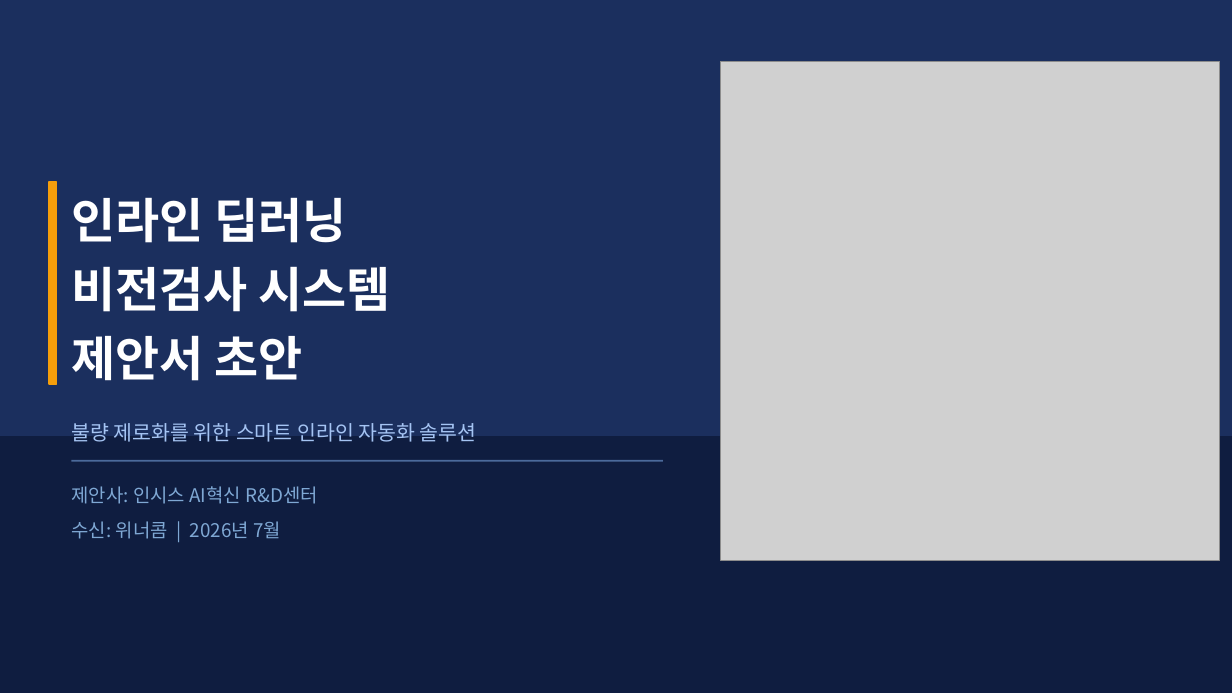
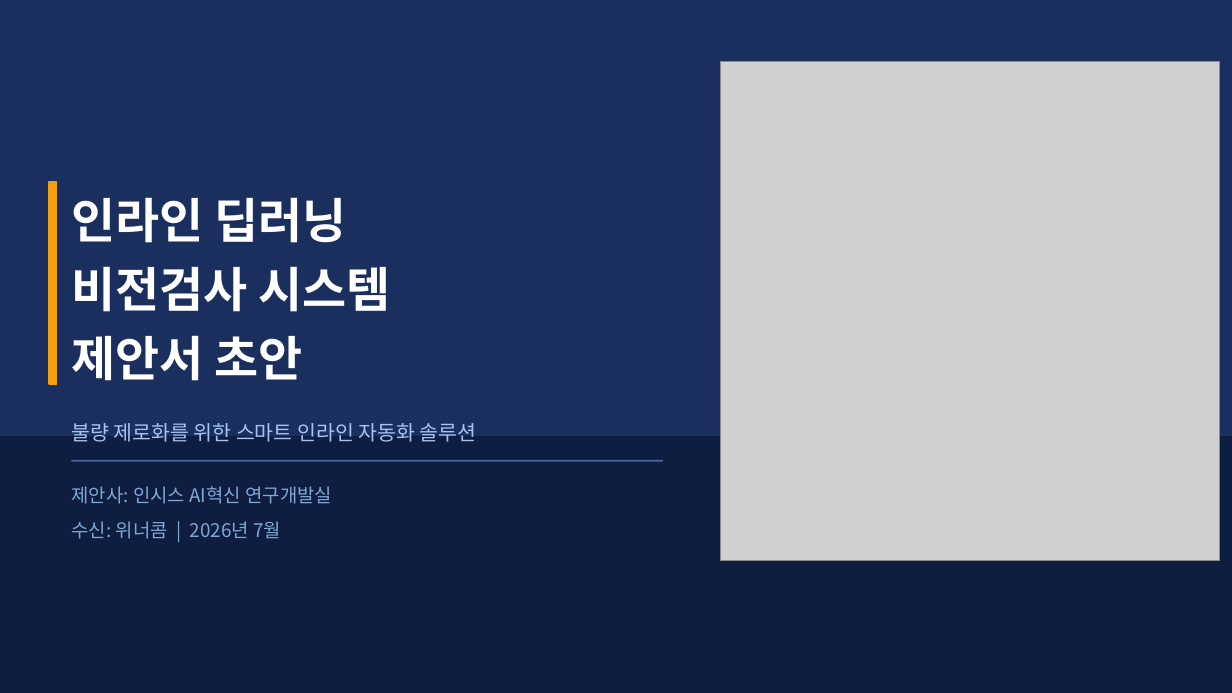
Before and after one commit to Insys-HQ/Insys-review, a slide deck: slide 1 of winnercom.pptx. Drawn at 1232x693 pixels with LibreOffice and Linux fonts; fonts in the diff are those of the drawing; grey boxes stand for pictures. Boxes give left, top, right and bottom in pixels: in the first picture for what was removed or moved away, otherwise in the second. Text is boxed around its words. In the diff, an @@ line names an element or a change of style, - is before the commit and + after.

Commit message:
Update winnercom.pptx - dept name to 연구개발실

```diff
--- a/winnercom.pptx
+++ b/winnercom.pptx
@@ text at (71,486,332,504): text changed @@
-제안사: 인시스 AI혁신 R&D센터
+제안사: 인시스 AI혁신 연구개발실
```
Also in this commit, not shown: 1 other slide changed.
